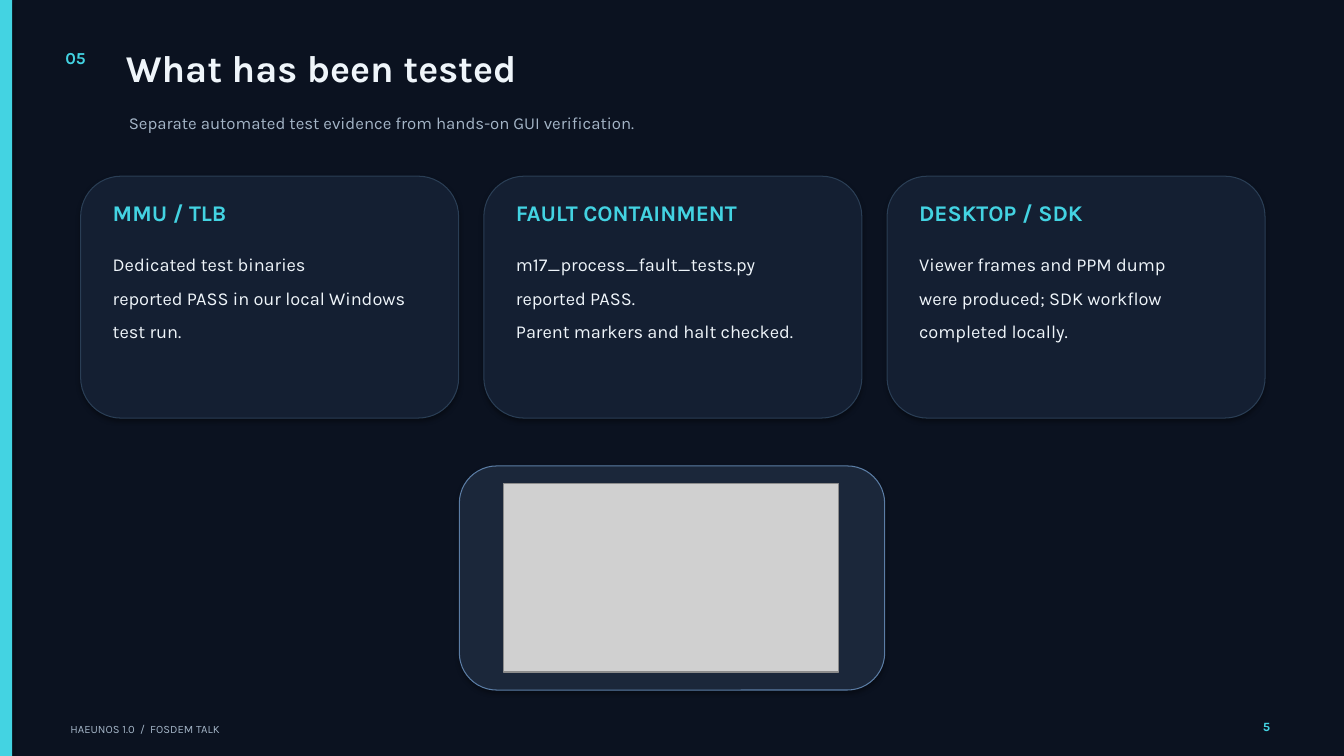
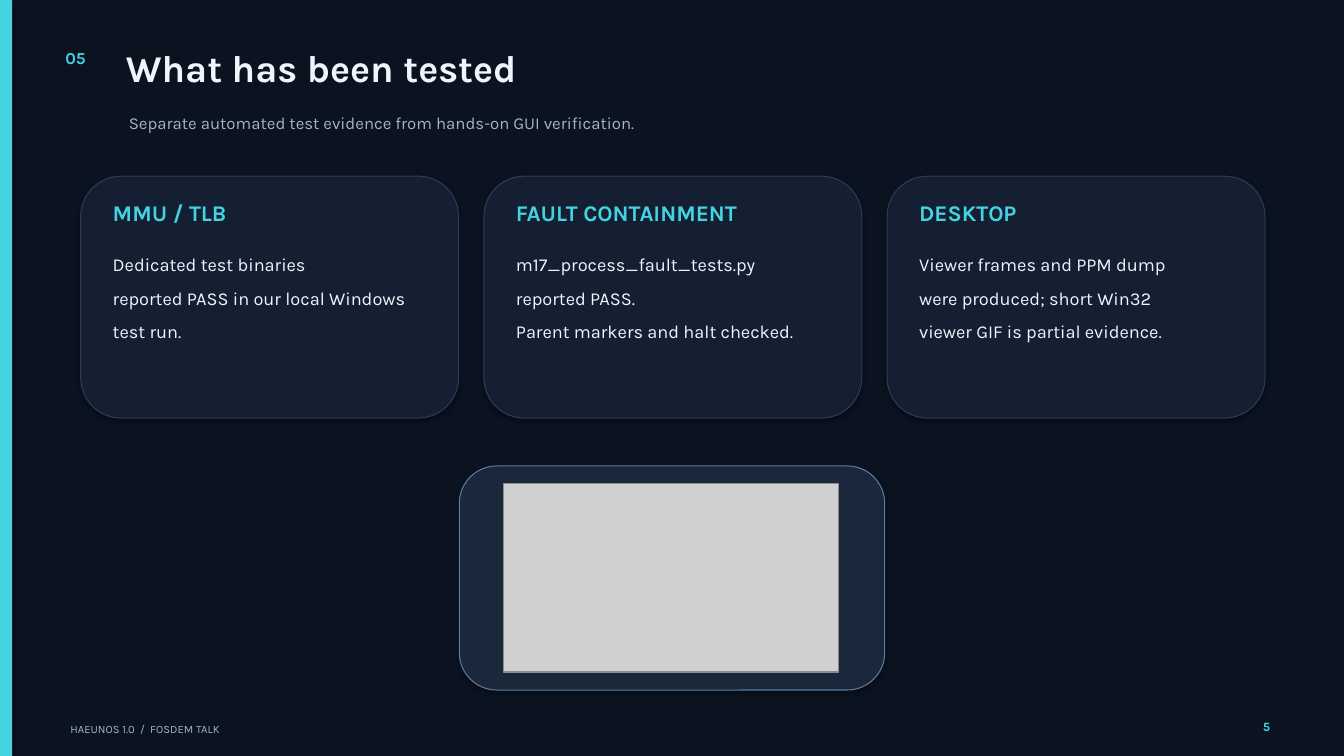
Before and after one commit to HaeunJang271/HaeunOS, a slide deck: slide 5 of research/presentation/fosdem-2027/HaeunOS_FOSDEM_5min_Talk_Revised.pptx. Drawn at 1344x756 pixels with LibreOffice and Linux fonts; fonts in the diff are those of the drawing; grey boxes stand for pictures. Boxes give left, top, right and bottom in pixels: in the first picture for what was removed or moved away, otherwise in the second. Text is boxed around its words. In the diff, an @@ line names an element or a change of style, - is before the commit and + after.

```diff
--- a/research/presentation/fosdem-2027/HaeunOS_FOSDEM_5min_Talk_Revised.pptx
+++ b/research/presentation/fosdem-2027/HaeunOS_FOSDEM_5min_Talk_Revised.pptx
@@ text at (x1=919, y1=206, x2=1016, y2=222): text changed @@
-DESKTOP / SDK
+DESKTOP
@@ text at (x1=919, y1=292, x2=1162, y2=343): text changed @@
-were produced; SDK workflow
-completed locally.
+were produced; short Win32
+viewer GIF is partial evidence.
```
Also in this commit, not shown: 1 other slide changed, 2 other files.
